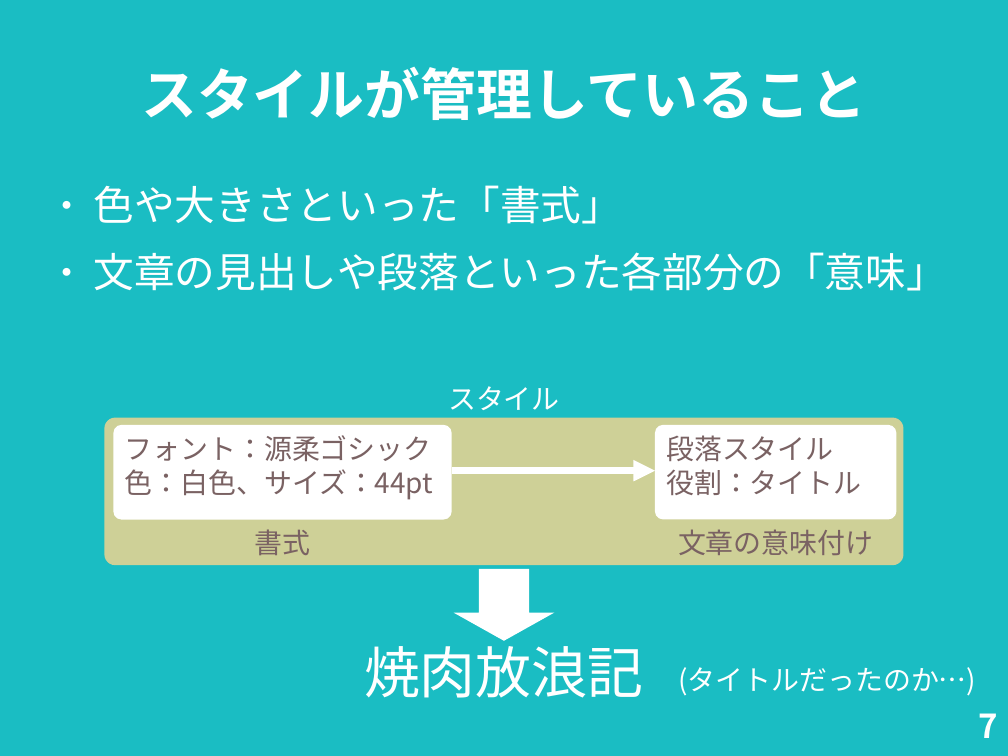
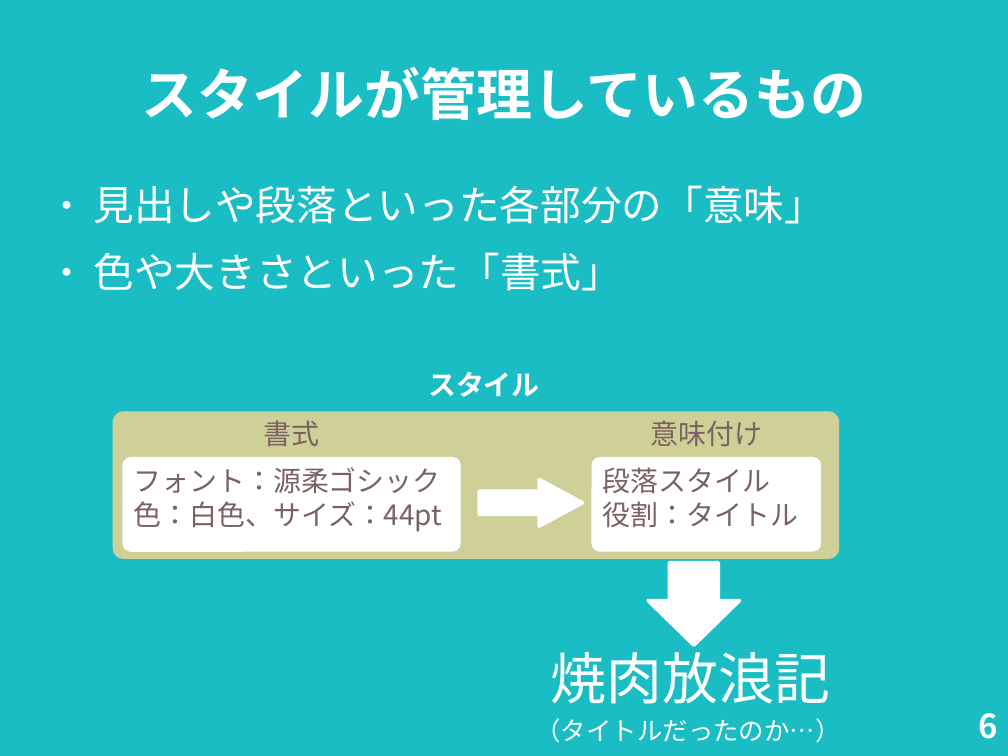
Before and after one commit to nogajun/libreofficekaigi2018-handson, a slide deck: slide 6 of docs/20180512-writer_handson_slide.odp (slide 7 before the commit). Drawn at 1008x756 pixels with LibreOffice and Linux fonts; fonts in the diff are those of the drawing. Boxes give left, top, right and bottom in pixels: in the first picture for what was removed or moved away, otherwise in the second. Text is boxed around its words. In the diff, an @@ line names an element or a change of style, - is before the commit and + after.

Commit message:
Update slide.

```diff
--- a/docs/20180512-writer_handson_slide.odp
+++ b/docs/20180512-writer_handson_slide.odp
@@ title at bbox=[141, 67, 866, 120]: text changed @@
-スタイルが管理していること
+スタイルが管理しているもの
@@ text at bbox=[94, 185, 825, 224]: paragraph added @@
+● 見出しや段落といった各部分の「意味」
@@ text at bbox=[94, 252, 947, 291]: paragraph removed @@
-● 文章の見出しや段落といった各部分の「意味」
@@ text "スタイル": place and size @@
-text "スタイル" at bbox=[448, 386, 560, 410]
+text "スタイル" at bbox=[428, 371, 540, 397]
@@ text "スタイル" at bbox=[428, 371, 540, 397]: bold on @@
@@ rounded rectangle: place and size @@
-rounded rectangle at bbox=[104, 418, 904, 565]
+rounded rectangle at bbox=[113, 412, 840, 559]
@@ text "書式": place and size @@
-text "書式" at bbox=[255, 529, 311, 555]
+text "書式" at bbox=[264, 420, 320, 446]
@@ text at bbox=[651, 420, 763, 446]: text changed @@
-文章の意味付け
+意味付け
@@ rounded rectangle "フォント：源柔ゴシック": place and size @@
-rounded rectangle "フォント：源柔ゴシック" at bbox=[113, 425, 452, 520]
+rounded rectangle "フォント：源柔ゴシック" at bbox=[123, 457, 461, 552]
@@ elbow arrow removed from (452, 471) to (655, 471) @@
@@ right arrow added at bbox=[479, 479, 583, 526], fill #FFFFFF, outline #FFFFFF 2.83 pt @@
@@ rounded rectangle "段落スタイル 役割：タイトル": place and size @@
-rounded rectangle "段落スタイル 役割：タイトル" at bbox=[655, 425, 896, 520]
+rounded rectangle "段落スタイル 役割：タイトル" at bbox=[592, 457, 821, 552]
@@ down arrow removed at bbox=[454, 569, 554, 641] @@
@@ down arrow added at bbox=[649, 563, 740, 645], fill #FFFFFF, outline #FFFFFF 2.83 pt @@
@@ text "焼肉放浪記": place and size @@
-text "焼肉放浪記" at bbox=[364, 636, 643, 698]
+text "焼肉放浪記" at bbox=[551, 642, 830, 704]
@@ text at bbox=[535, 718, 840, 743]: text changed; size 22 to 20 pt @@
-(タイトルだったのか…)
+（タイトルだったのか…）
@@ page number at bbox=[978, 713, 997, 739]: text changed @@
-7
+6
```
Also in this commit, not shown: 8 other slides changed, 4 slides added, 1 slide removed, 1 other file.
